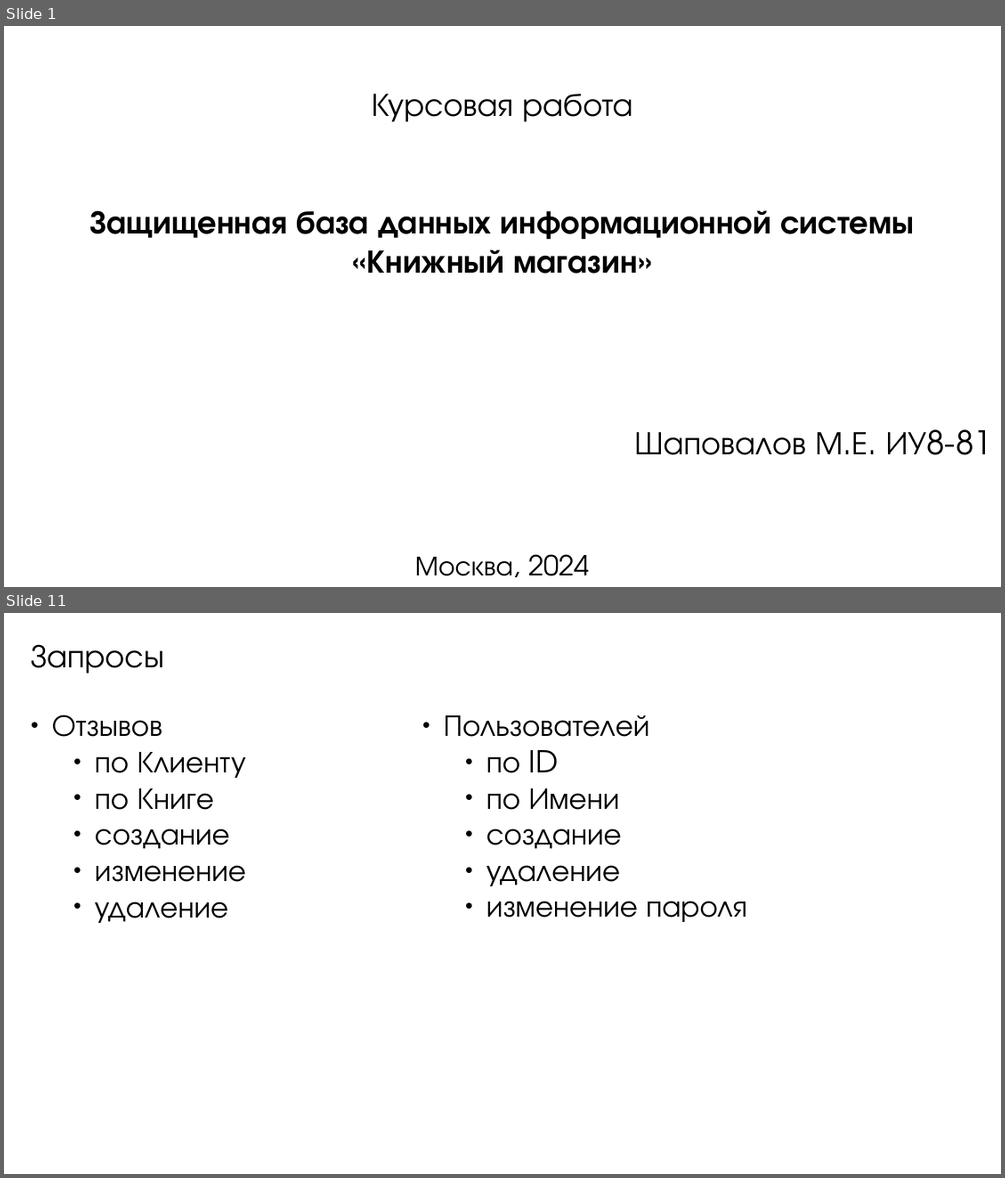
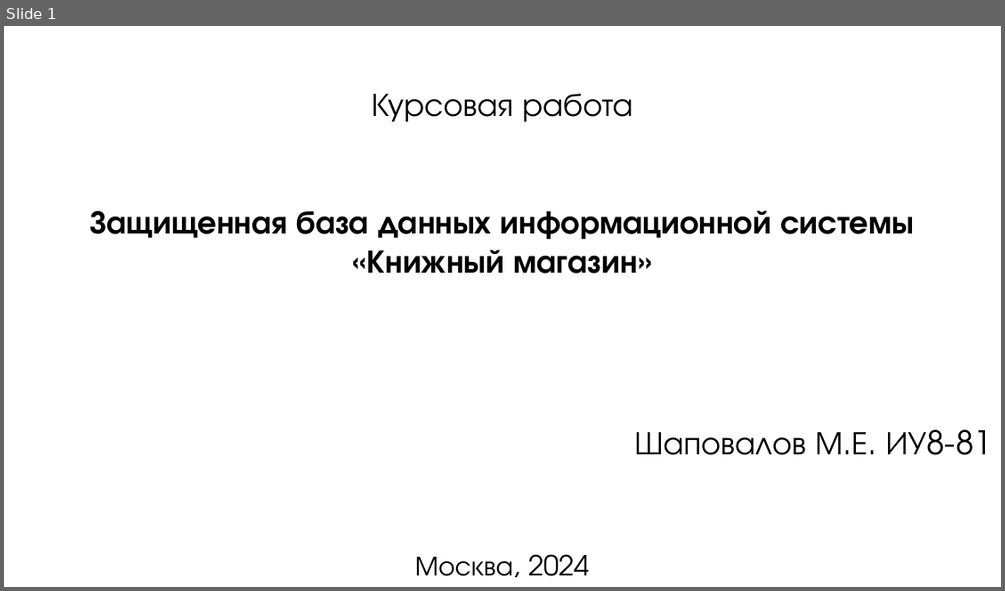
Before and after one commit to mrypdm/bsbd_kursach, a slide deck: docs/ИУ8-81. БСБД. Презентация. Шаповалов.odp. Shown one above the other, each under a label of ours: slides 1 and 11 before the commit, slide 1 after it; the slides between them are not shown. The pictures are 1005x1178 and 1005x591 pixels, drawn with LibreOffice and Linux fonts; fonts in the diff are those of the drawing. Boxes give left, top, right and bottom in pixels: in the first picture for what was removed or moved away, otherwise in the second. Text is boxed around its words. In the diff, an @@ line names an element or a change of style, - is before the commit and + after.

```diff
--- a/docs/ИУ8-81. БСБД. Презентация. Шаповалов.odp
+++ b/docs/ИУ8-81. БСБД. Презентация. Шаповалов.odp
@@ slide 11 removed at (x1=4, y1=613, x2=1001, y2=1174), background #FFFFFF @@
@@ text removed at (x1=31, y1=644, x2=164, y2=674) @@
-Запросы
@@ text removed at (x1=52, y1=714, x2=246, y2=923) @@
-● Отзывов
-    ● по Клиенту
-    ● по Книге
-    ● создание
-    ● изменение
-    ● удаление
@@ text removed at (x1=444, y1=715, x2=747, y2=922) @@
-● Пользователей
-    ● по ID
-    ● по Имени
-    ● создание
-    ● удаление
-    ● изменение пароля
```
Also in this commit, not shown: 8 slides changed, 2 slides added, 8 other slides removed, 6 other files.
